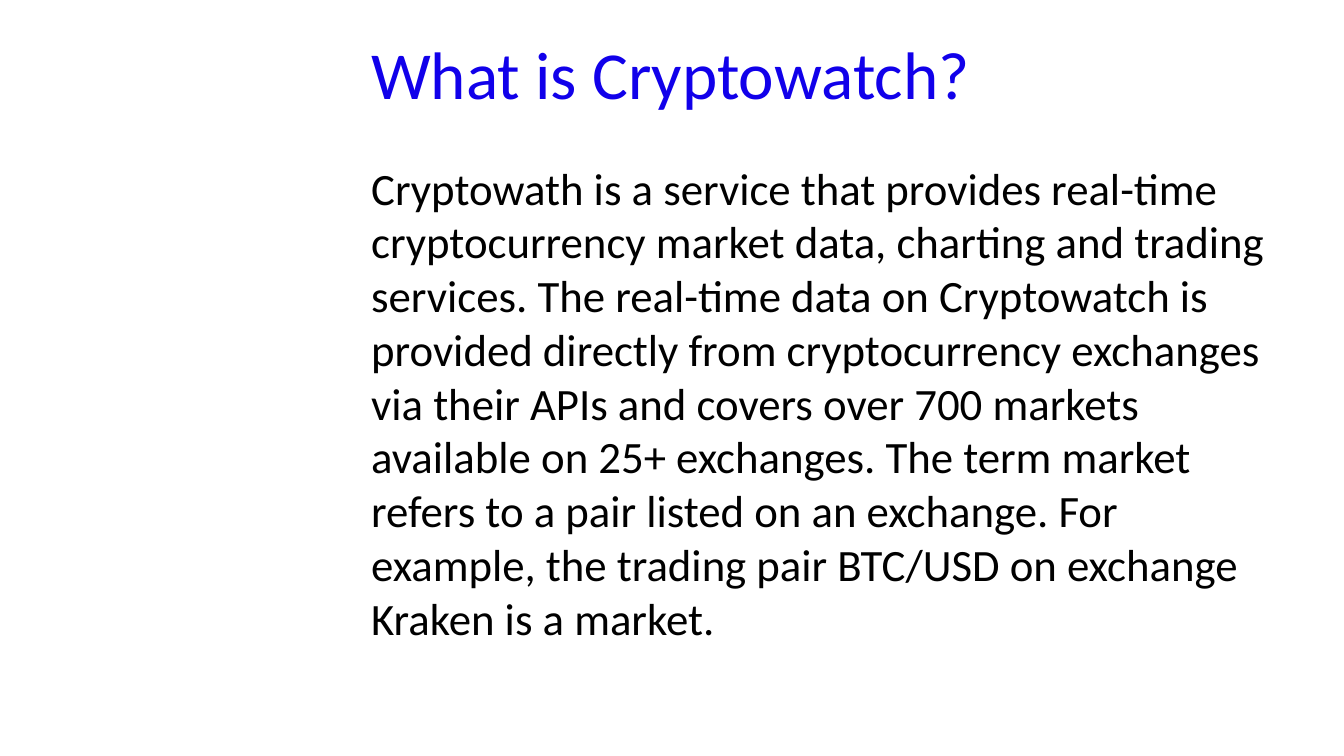
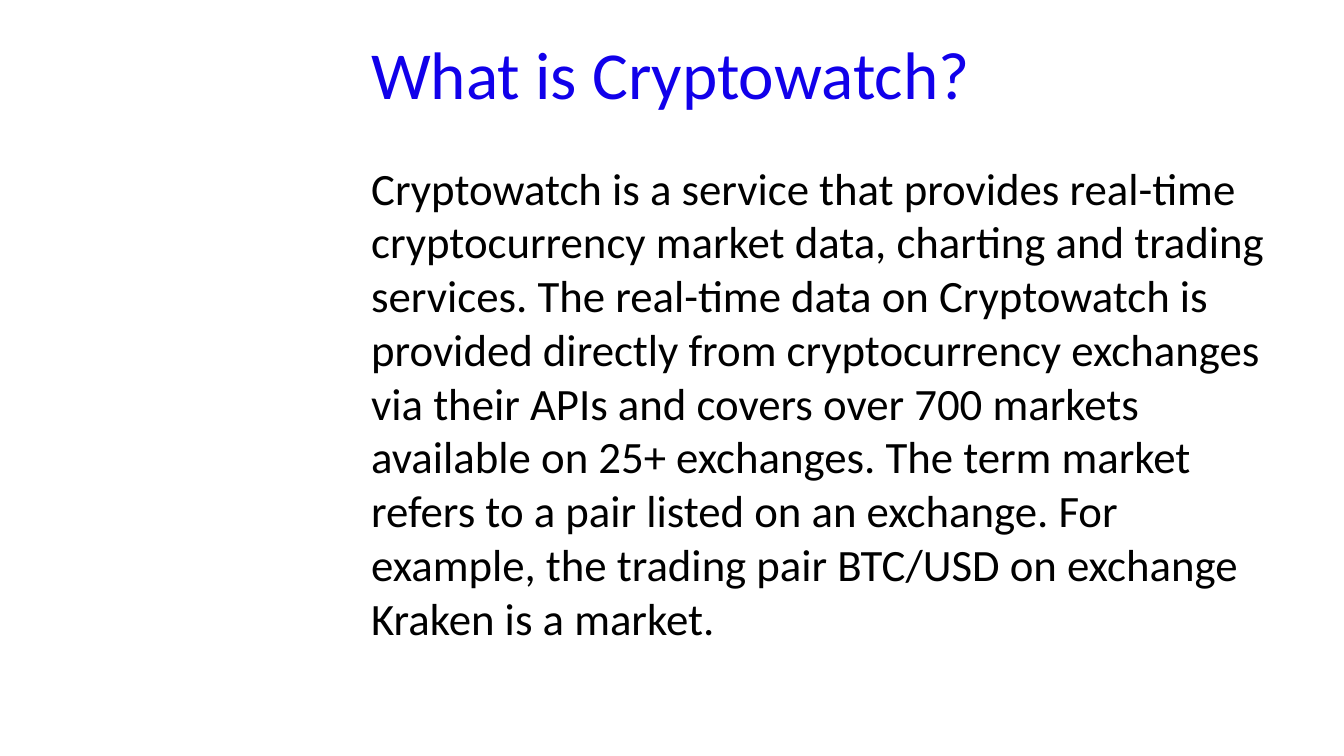
Before and after one commit to GabriM97/CryptoWolf, a slide deck: slide 2 of Student Presentation/Student_Presentation.odp. Drawn at 1344x756 pixels with LibreOffice and Linux fonts; fonts in the diff are those of the drawing; background and template pictures are left out. Boxes give left, top, right and bottom in pixels: in the first picture for what was removed or moved away, otherwise in the second. Text is boxed around its words. In the diff, an @@ line names an element or a change of style, - is before the commit and + after.

```diff
--- a/Student Presentation/Student_Presentation.odp
+++ b/Student Presentation/Student_Presentation.odp
@@ text at [371, 174, 1264, 636]: text changed @@
-Cryptowath is a service that provides real-time cryptocurrency market data, charting and trading services. The real-time data on Cryptowatch is provided directly from cryptocurrency exchanges via their APIs and covers over 700 markets available on 25+ exchanges. The term market refers to a pair listed on an exchange. For example, the trading pair BTC/USD on exchange Kraken is a market.
+Cryptowatch is a service that provides real-time cryptocurrency market data, charting and trading services. The real-time data on Cryptowatch is provided directly from cryptocurrency exchanges via their APIs and covers over 700 markets available on 25+ exchanges. The term market refers to a pair listed on an exchange. For example, the trading pair BTC/USD on exchange Kraken is a market.
```
Also in this commit, not shown: 7 other slides changed, 1 slide added, 2 other files.
